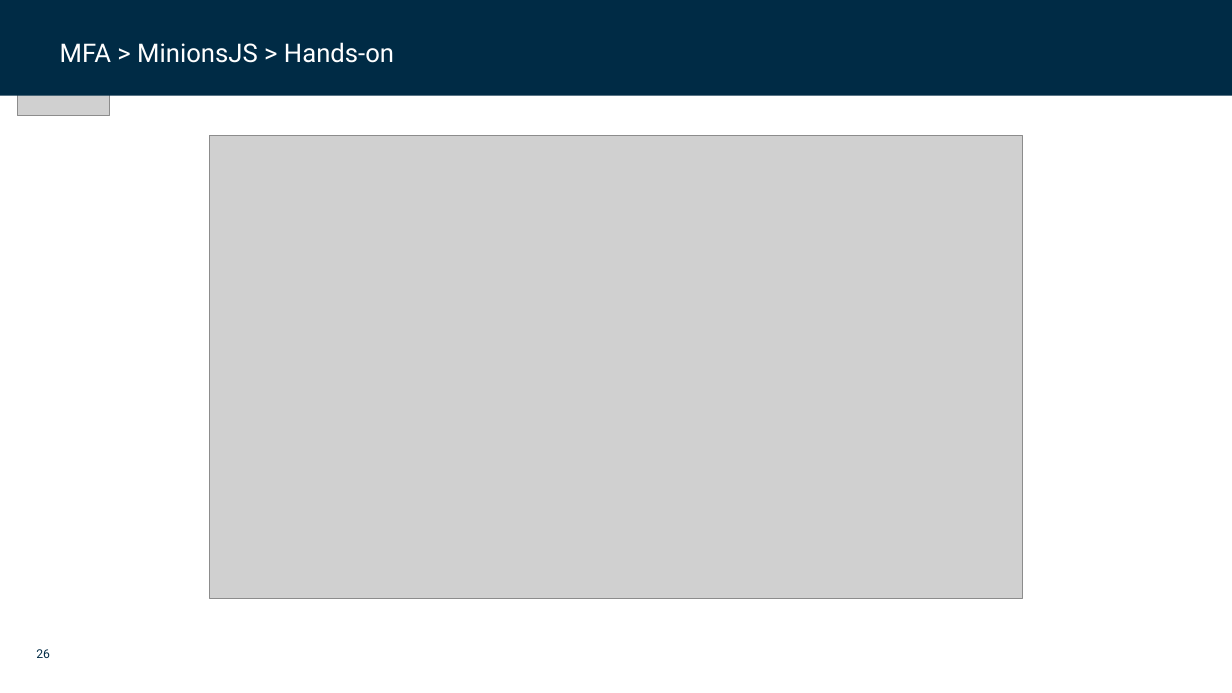
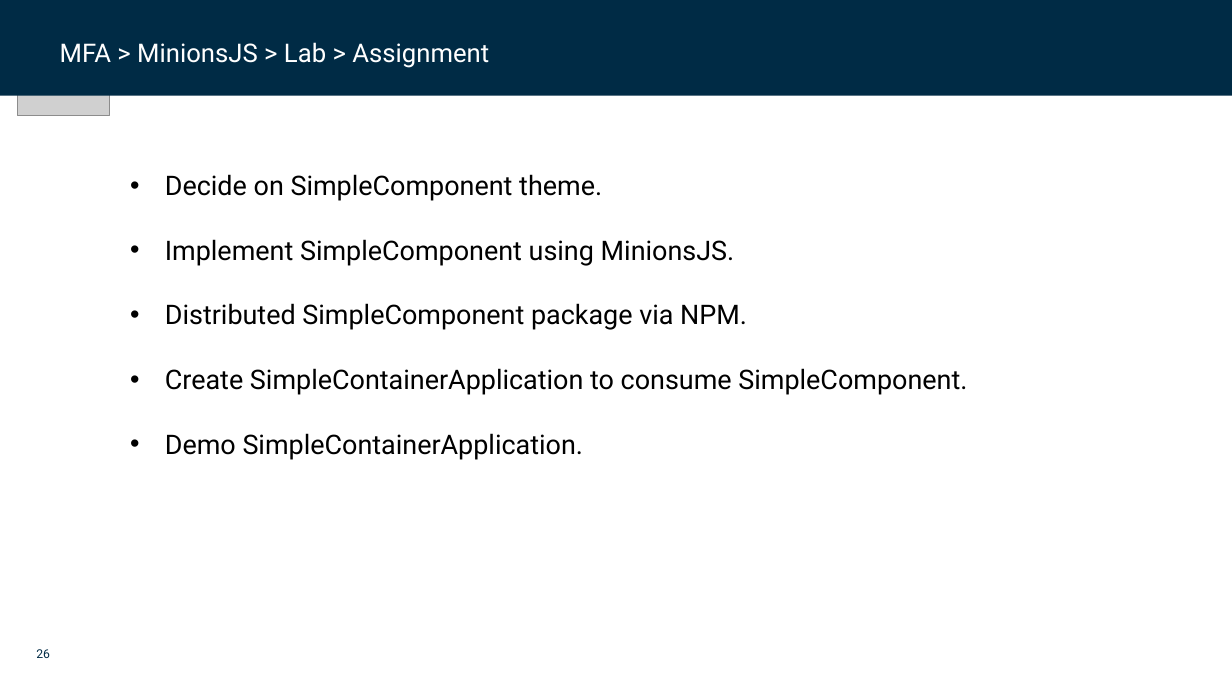
Before and after one commit to dfds/dojo, a slide deck: slide 26 of workshops/micro-frontend-architecture-deep-dive/micro_frontend_architecture_deep_dive.pptx. Drawn at 1232x693 pixels with LibreOffice and Linux fonts; fonts in the diff are those of the drawing; grey boxes stand for pictures; background and template pictures are left out. Boxes give left, top, right and bottom in pixels: in the first picture for what was removed or moved away, otherwise in the second. Text is boxed around its words. In the diff, an @@ line names an element or a change of style, - is before the commit and + after.

```diff
--- a/workshops/micro-frontend-architecture-deep-dive/micro_frontend_architecture_deep_dive.pptx
+++ b/workshops/micro-frontend-architecture-deep-dive/micro_frontend_architecture_deep_dive.pptx
@@ text at [60, 42, 489, 68]: text changed @@
-MFA > MinionsJS > Hands-on
+MFA > MinionsJS > Lab > Assignment
@@ picture removed at [210, 136, 1023, 599] @@
@@ text added at [165, 174, 967, 460], 21 pt, text #000000 @@
+• Decide on SimpleComponent theme.
+• Implement SimpleComponent using MinionsJS.
+• Distributed SimpleComponent package via NPM.
+• Create SimpleContainerApplication to consume SimpleComponent.
+• Demo SimpleContainerApplication.
```
Also in this commit, not shown: 3 other slides changed.
